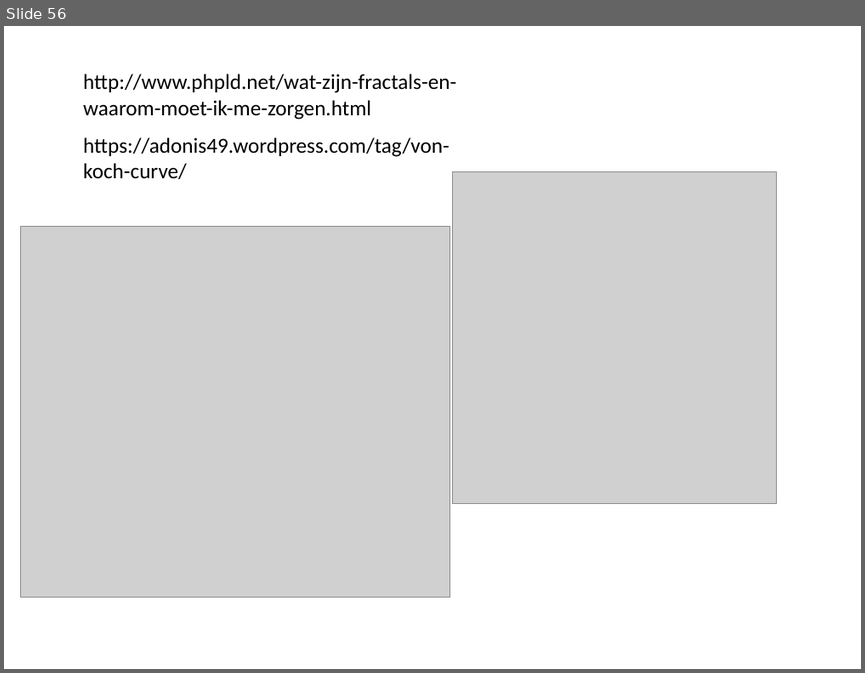
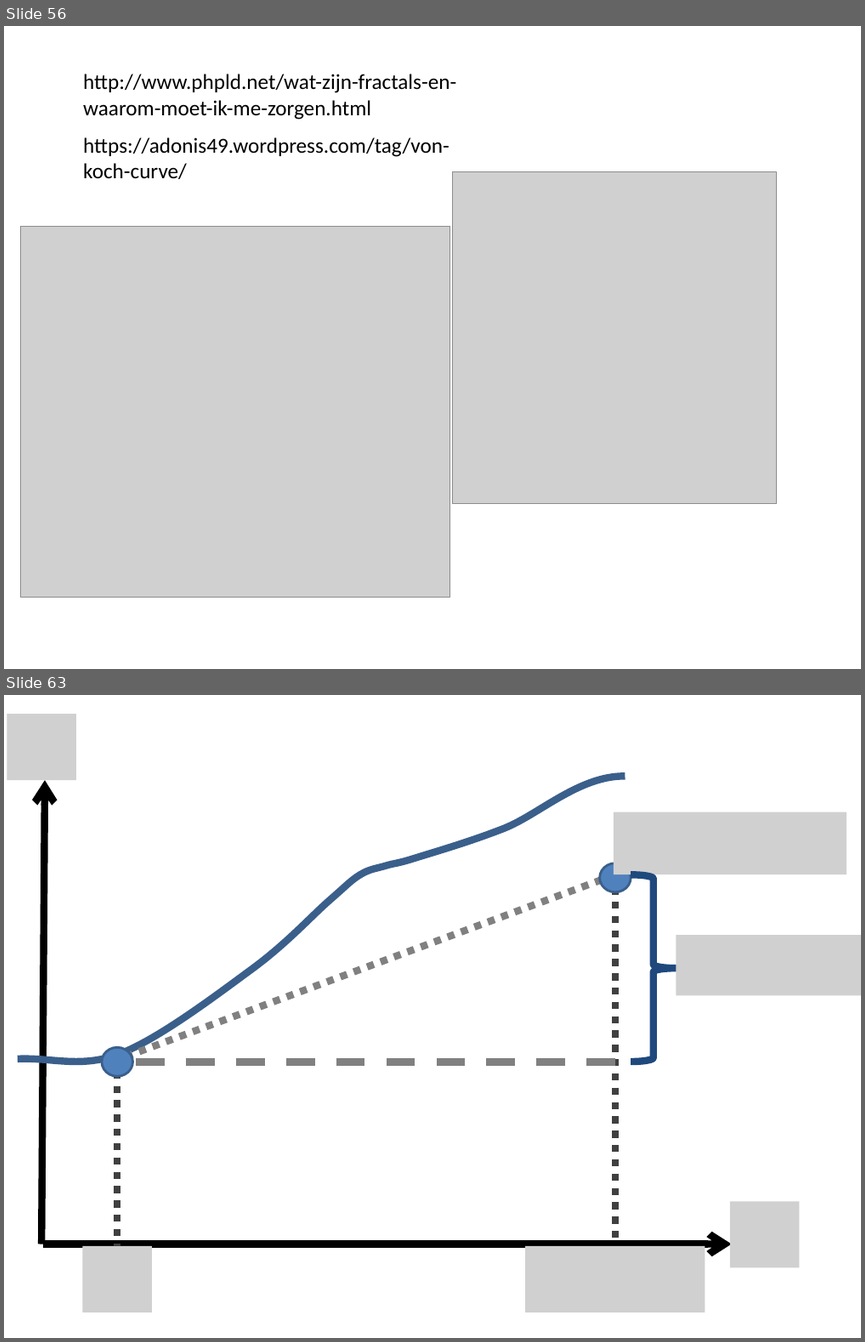
Before and after one commit to sophiahenckell/HIWI_Computersimulation, a slide deck: Bilder.pptx. Shown one above the other, each under a label of ours: slide 56 before the commit, slides 56 and 63 after it; the slides between them are not shown. The pictures are 865x673 and 865x1342 pixels, drawn with LibreOffice and Linux fonts; fonts in the diff are those of the drawing; grey boxes stand for pictures. Boxes give left, top, right and bottom in pixels: in the first picture for what was removed or moved away, otherwise in the second. Text is boxed around its words. In the diff, an @@ line names an element or a change of style, - is before the commit and + after.

```diff
--- a/Bilder.pptx
+++ b/Bilder.pptx
@@ slide 63 added at <box>4,695,861,1338</box>, background #FFFFFF @@
@@ picture added at <box>7,714,76,780</box> @@
@@ freeform shape added at <box>18,777,625,1061</box>, outline #3A5F8C 6 pt @@
@@ arrow added from (41, 1243) to (45, 780), #000000 6 pt @@
@@ picture added at <box>613,811,846,874</box> @@
@@ ellipse added at <box>600,863,630,892</box>, fill #4F81BD, outline #3A5F8C 2 pt @@
@@ line added from (615, 875) to (112, 1061), #808080 6 pt dashed @@
@@ line added from (615, 887) to (615, 1243), #404040 6 pt dashed @@
@@ left brace added at <box>630,875,676,1061</box>, outline #1F497D 6 pt @@
@@ picture added at <box>676,935,861,996</box> @@
@@ ellipse added at <box>102,1047,132,1077</box>, fill #4F81BD, outline #3A5F8C 2 pt @@
@@ line added from (117, 1072) to (117, 1246), #404040 6 pt dashed @@
@@ line added from (615, 1061) to (132, 1061), #808080 6 pt dashed @@
@@ picture added at <box>730,1202,799,1267</box> @@
@@ arrow added from (43, 1243) to (732, 1243), #000000 6 pt @@
@@ picture added at <box>83,1246,152,1312</box> @@
@@ picture added at <box>525,1246,705,1312</box> @@
```
Also in this commit, not shown: 1 slide changed, 10 other slides added, 5 other files.
